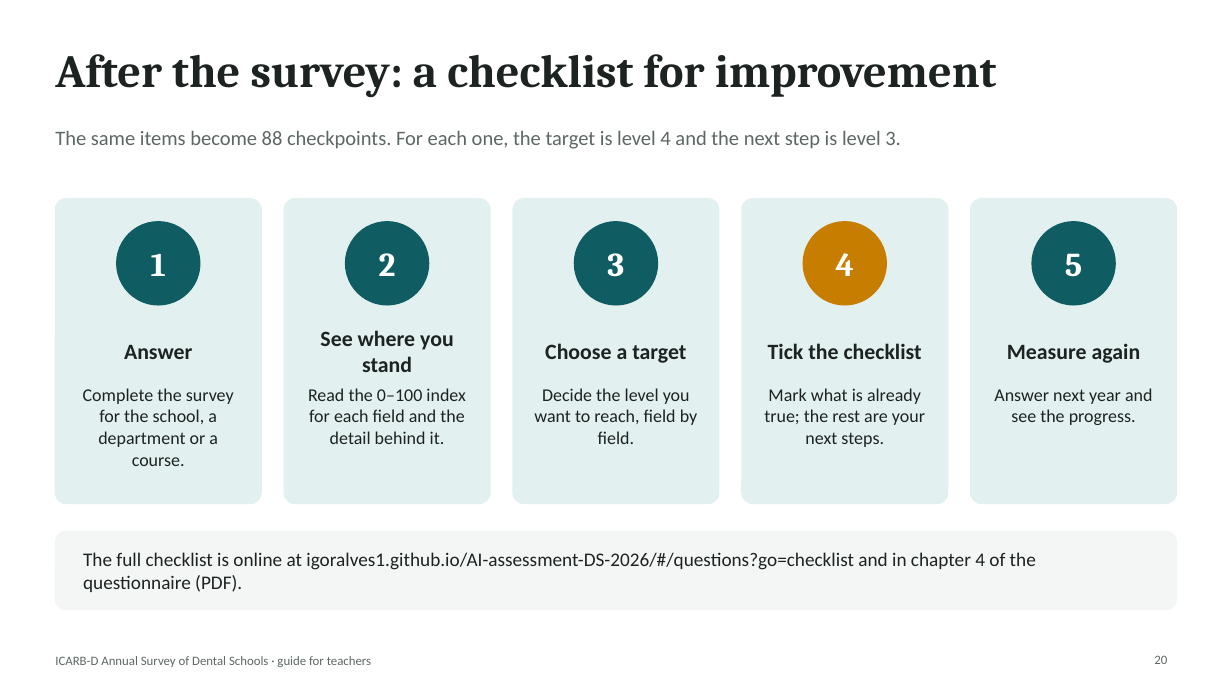
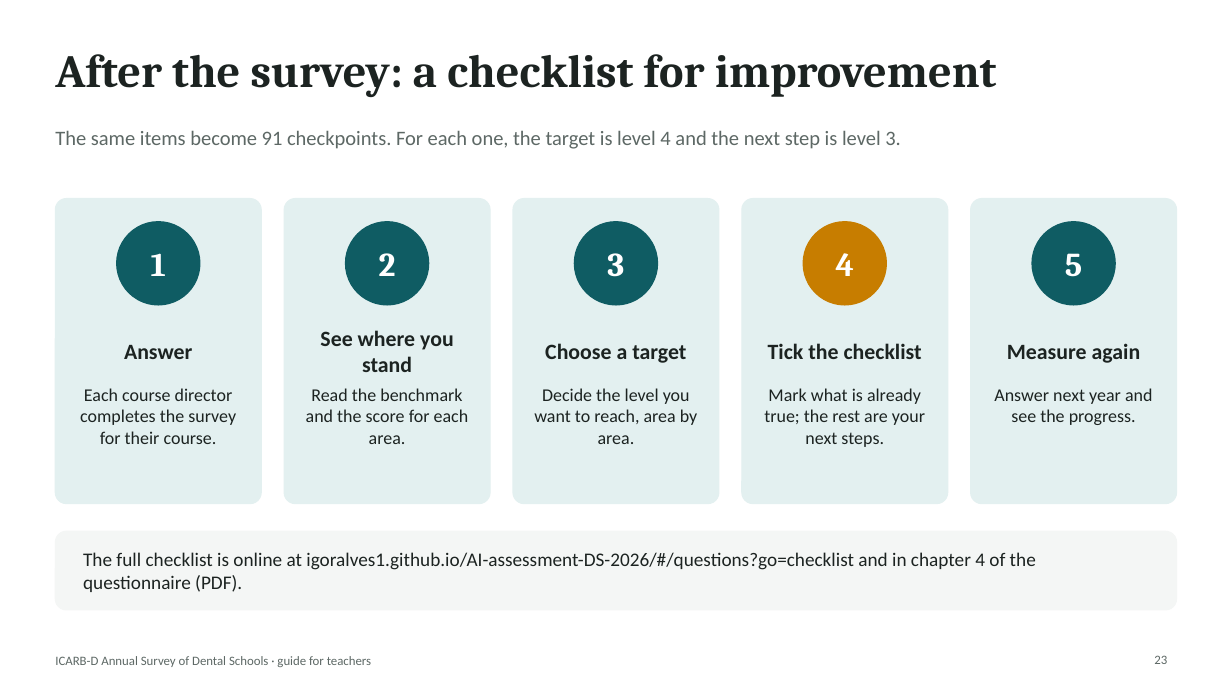
Before and after one commit to igoralves1/AI-assessment-DS-2026, a slide deck: slide 23 of public/downloads/ICARB-D-Survey-Teacher-Slides.pptx (slide 20 before the commit). Drawn at 1232x693 pixels with LibreOffice and Linux fonts; fonts in the diff are those of the drawing. Boxes give left, top, right and bottom in pixels: in the first picture for what was removed or moved away, otherwise in the second. Text is boxed around its words. In the diff, an @@ line names an element or a change of style, - is before the commit and + after.

Commit message:
Benchmark of health informatics maturity, answered by course directors
- Main goal: a 0-100 benchmark per US dental school; key questions include which university could best use a grant; comparisons are secondary
- Health informatics is the umbrella: information systems, AI, robotics and digital dentistry, bioinformatics, software development for health
- New software development items (G13-G16, domain SWD) and self-ratings M12-M13
- University -> departments -> courses: each course director answers for their course; school-wide and department forms removed (A17)
- Analysis: benchmark, area and funding readiness indices; course -> department -> school roll-up
- Guide, Word/PDF questionnaire, README and teacher slides updated (version 3.0.0)

```diff
--- a/public/downloads/ICARB-D-Survey-Teacher-Slides.pptx
+++ b/public/downloads/ICARB-D-Survey-Teacher-Slides.pptx
@@ text at <box>55,130,901,149</box>: text changed @@
-The same items become 88 checkpoints. For each one, the target is level 4 and the next step is level 3.
+The same items become 91 checkpoints. For each one, the target is level 4 and the next step is level 3.
@@ text at <box>80,388,236,444</box>: text changed @@
-Complete the survey for the school, a department or a course.
+Each course director completes the survey for their course.
@@ text at <box>306,388,469,444</box>: text changed @@
-Read the 0–100 index for each field and the detail behind it.
+Read the benchmark and the score for each area.
@@ text at <box>534,388,698,444</box>: text changed @@
-Decide the level you want to reach, field by field.
+Decide the level you want to reach, area by area.
@@ page number at <box>1154,655,1167,664</box>: text changed @@
-20
+23
```
Also in this commit, not shown: 12 other slides changed, 4 slides added, 1 slide removed, 15 other files.
